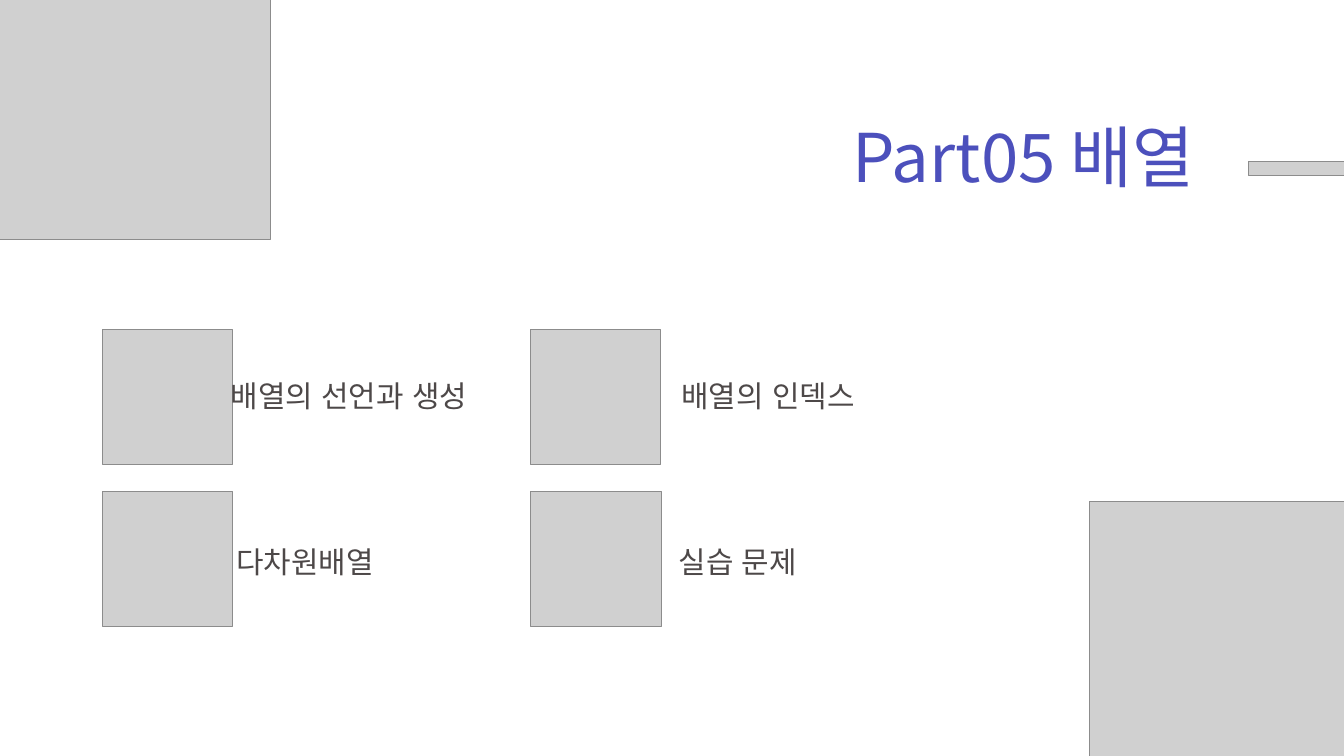
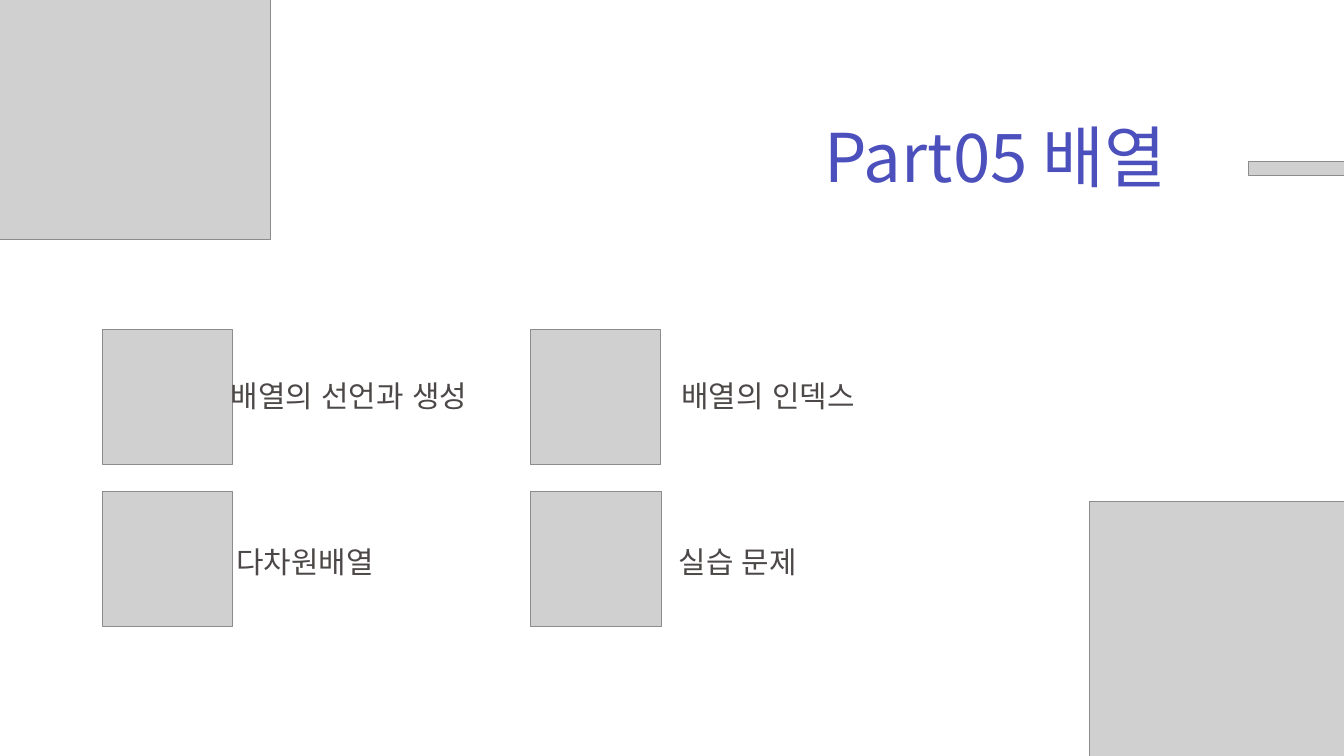
Before and after one commit to zest132/JavaLecture, a slide deck: slide 2 of JavaLecture/LectureFile/java 5강.pptx. Drawn at 1344x756 pixels with LibreOffice and Linux fonts; fonts in the diff are those of the drawing; grey boxes stand for pictures. Boxes give left, top, right and bottom in pixels: in the first picture for what was removed or moved away, otherwise in the second. Text is boxed around its words. In the diff, an @@ line names an element or a change of style, - is before the commit and + after.

```diff
--- a/JavaLecture/LectureFile/java 5강.pptx
+++ b/JavaLecture/LectureFile/java 5강.pptx
@@ text "Part05 배열" moved from (x1=853, y1=126, x2=1195, y2=188) to (x1=825, y1=126, x2=1167, y2=188) @@
```
Also in this commit, not shown: 15 other files.
